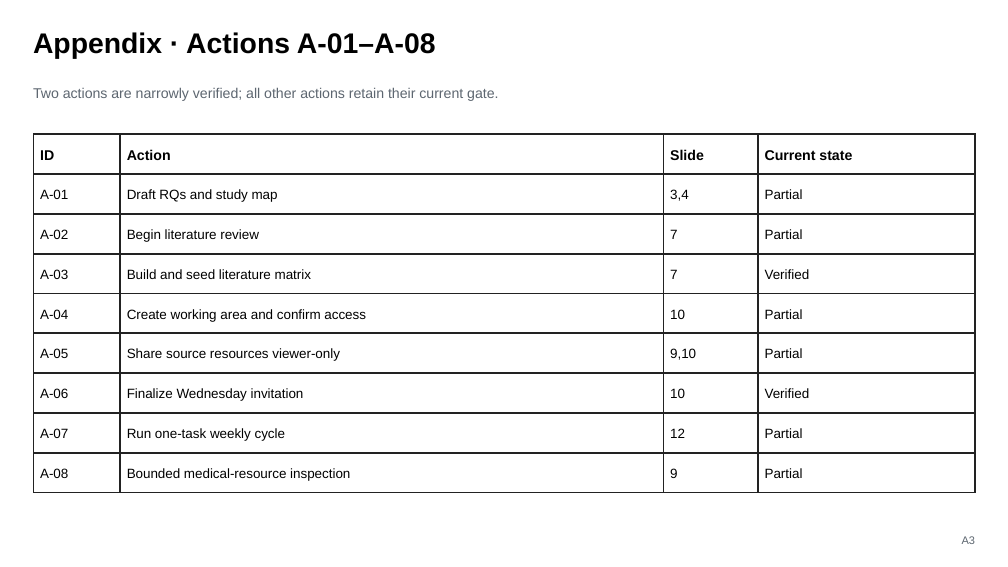
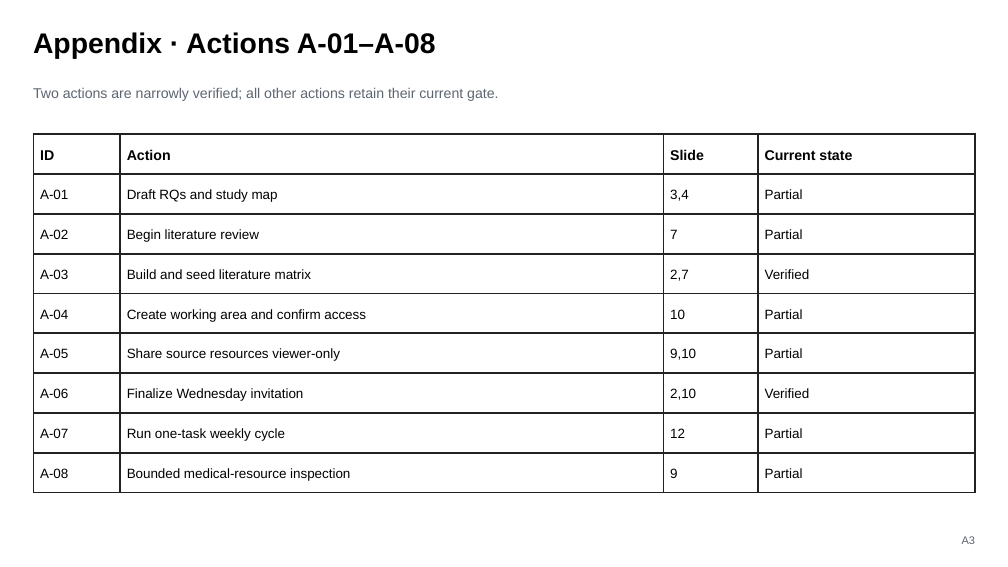
Before and after one commit to AliHamed17/Vego-Ai, a slide deck: slide 15 of presentations/VEGO-AI-Iris-Supervisor-Decisions-2026-08-05.pptx. Drawn at 1008x567 pixels with LibreOffice and Linux fonts; fonts in the diff are those of the drawing. Boxes give left, top, right and bottom in pixels: in the first picture for what was removed or moved away, otherwise in the second. Text is boxed around its words. In the diff, an @@ line names an element or a change of style, - is before the commit and + after.

```diff
--- a/presentations/VEGO-AI-Iris-Supervisor-Decisions-2026-08-05.pptx
+++ b/presentations/VEGO-AI-Iris-Supervisor-Decisions-2026-08-05.pptx
@@ text at box(670, 269, 689, 281): text changed @@
-7
+2,7
@@ text at box(670, 388, 696, 400): text changed @@
-10
+2,10
```
Also in this commit, not shown: 11 other slides changed, 38 other files.
